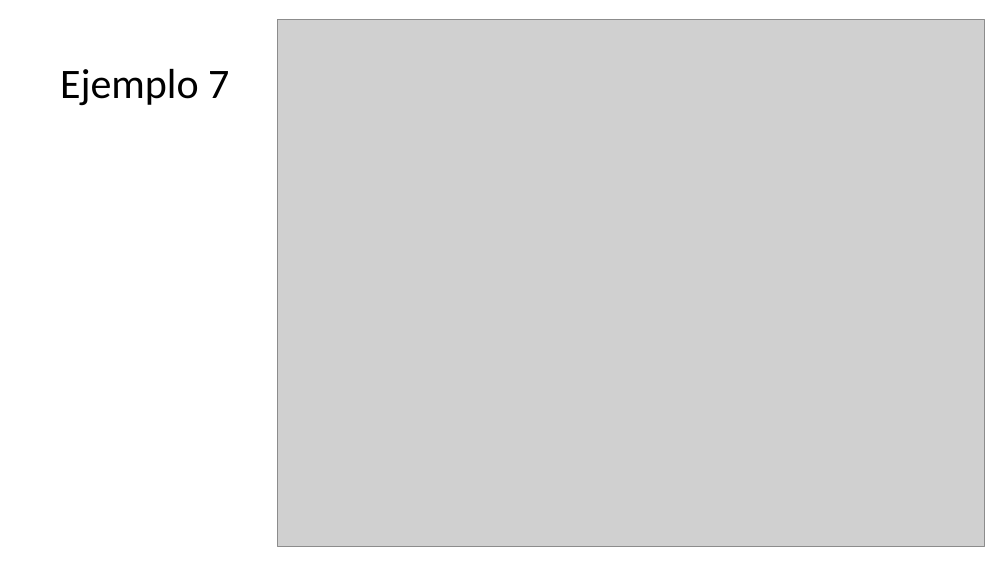
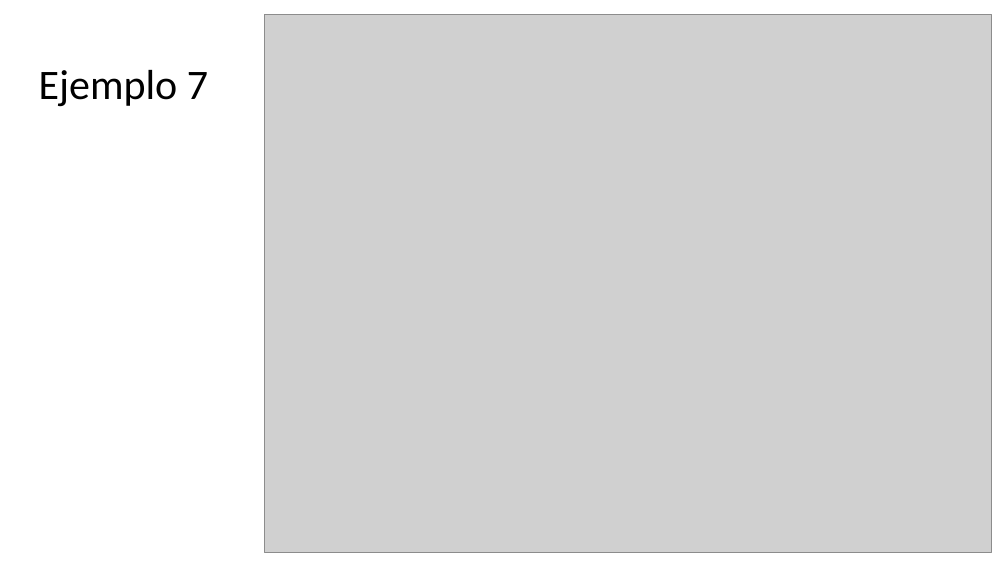
Before and after one commit to programacionestructurada/2021-2, a slide deck: slide 38 of U1_Introduccion_a_la_programacion/Unidad_01_Introduccion_a_la_programacion_2.pptx (slide 39 before the commit). Drawn at 1008x567 pixels with LibreOffice and Linux fonts; fonts in the diff are those of the drawing; grey boxes stand for pictures. Boxes give left, top, right and bottom in pixels: in the first picture for what was removed or moved away, otherwise in the second. Text is boxed around its words. In the diff, an @@ line names an element or a change of style, - is before the commit and + after.

```diff
--- a/U1_Introduccion_a_la_programacion/Unidad_01_Introduccion_a_la_programacion_2.pptx
+++ b/U1_Introduccion_a_la_programacion/Unidad_01_Introduccion_a_la_programacion_2.pptx
@@ picture: place and size @@
-picture at bbox=[278, 20, 985, 547]
+picture at bbox=[265, 14, 992, 552]
@@ text "Ejemplo 7": place and size @@
-text "Ejemplo 7" at bbox=[60, 69, 229, 106]
+text "Ejemplo 7" at bbox=[39, 70, 208, 107]
```
Also in this commit, not shown: 5 other slides changed, 1 slide added, 2 slides removed, 28 other files.
